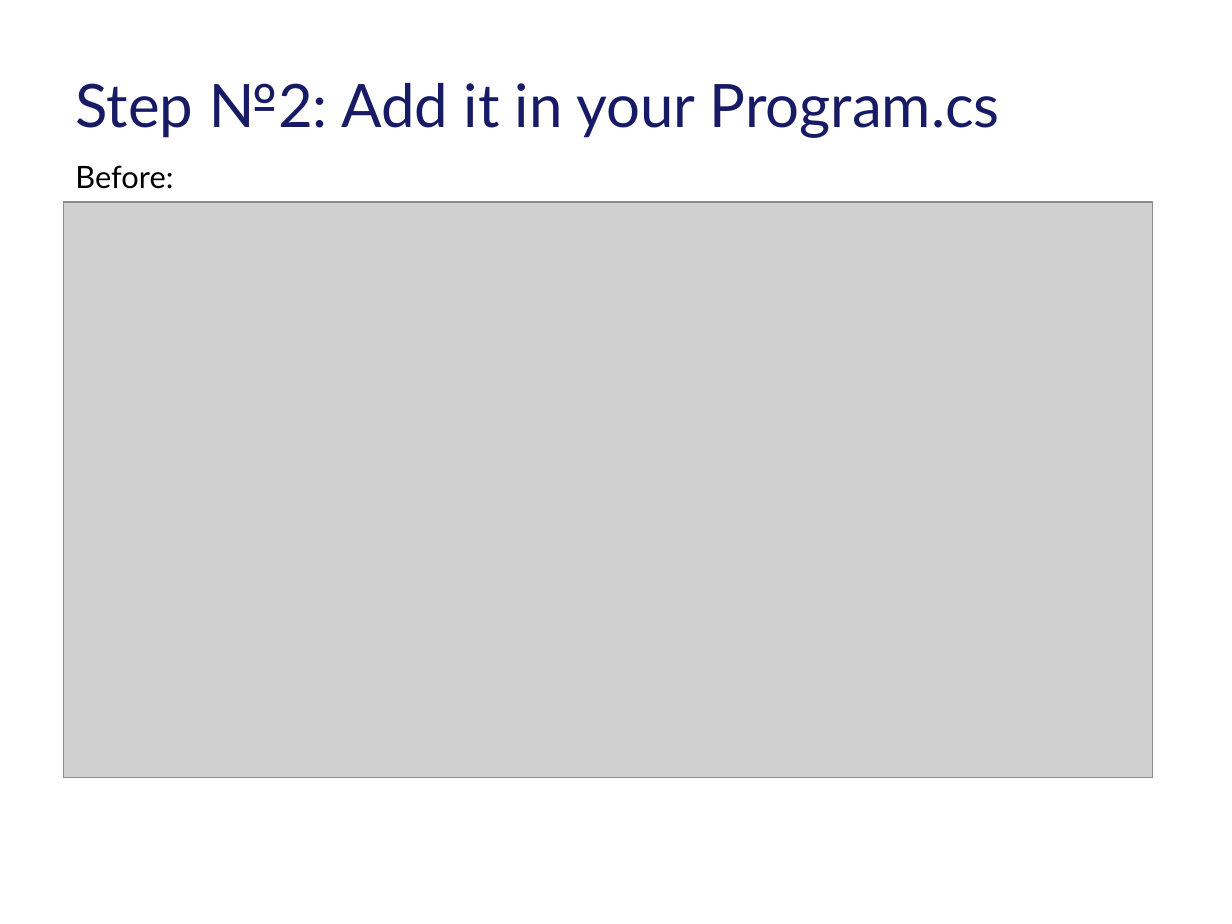
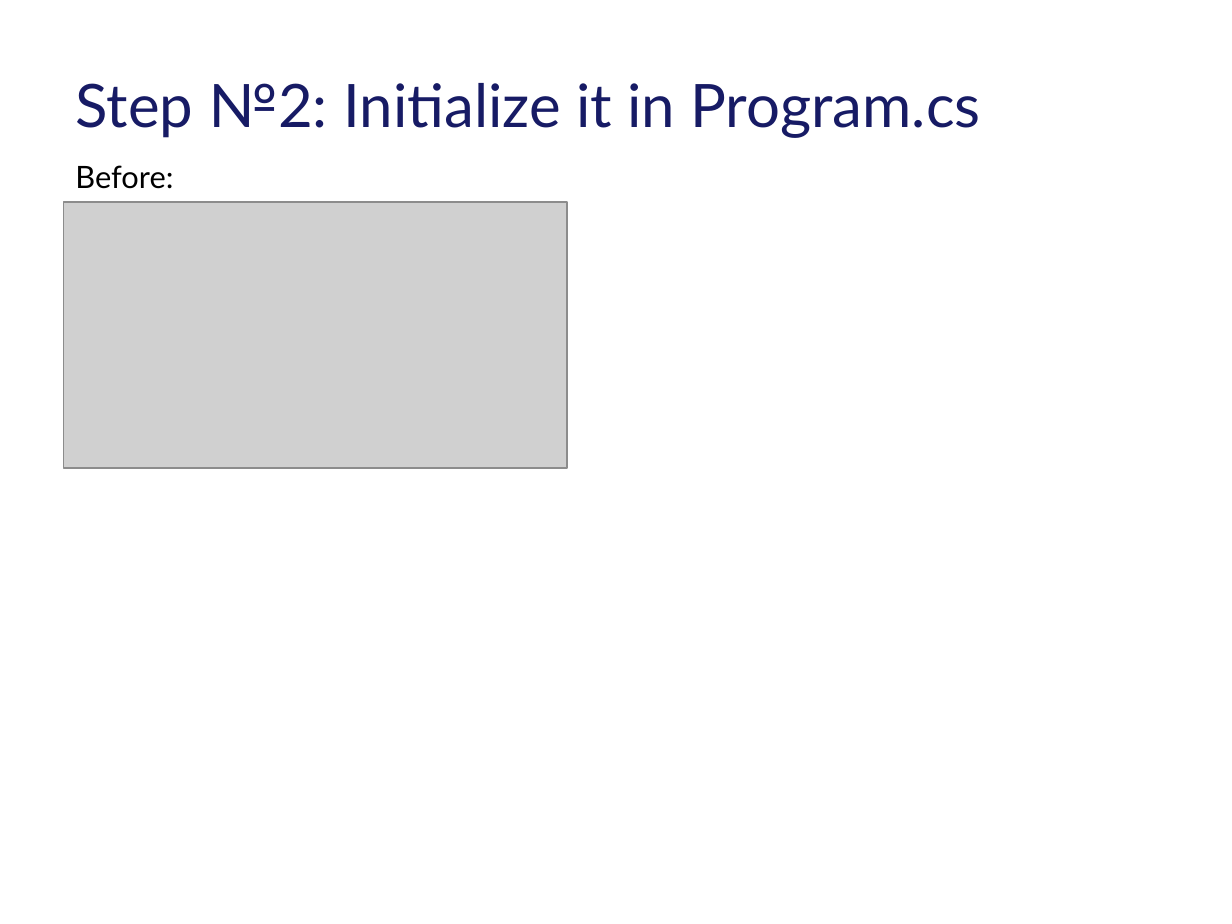
Before and after one commit to tarasiscom/Lv-273, a slide deck: slide 13 of education/Exception_Handling_In_Core_Puhach_Ivan.pptx. Drawn at 1232x924 pixels with LibreOffice and Linux fonts; fonts in the diff are those of the drawing; grey boxes stand for pictures; background and template pictures are left out. Boxes give left, top, right and bottom in pixels: in the first picture for what was removed or moved away, otherwise in the second. Text is boxed around its words. In the diff, an @@ line names an element or a change of style, - is before the commit and + after.

```diff
--- a/education/Exception_Handling_In_Core_Puhach_Ivan.pptx
+++ b/education/Exception_Handling_In_Core_Puhach_Ivan.pptx
@@ title at (x1=76, y1=83, x2=980, y2=138): text changed @@
-Step №2: Add it in your Program.cs
+Step №2: Initialize it in Program.cs
@@ picture resized from (x1=63, y1=202, x2=1152, y2=777) to (x1=63, y1=202, x2=567, y2=468) @@
```
Also in this commit, not shown: 5 other slides changed, 1 slide added, 3 other files.
